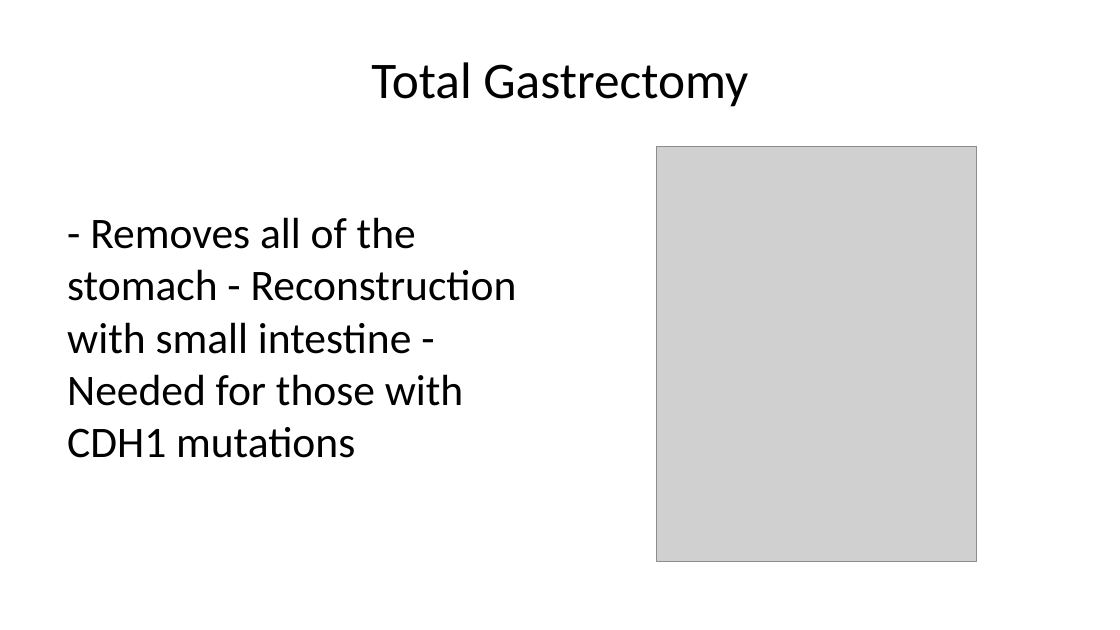
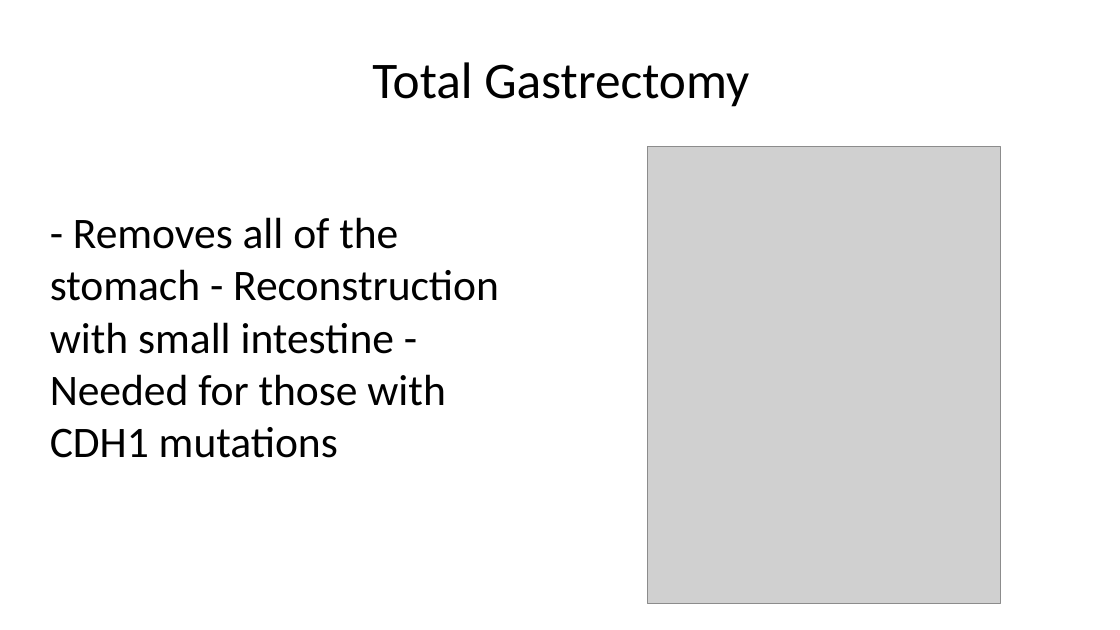
Before and after one commit to jcsalo/patient_education, a slide deck: slide 12 of lci_gastrectomy.pptx. Drawn at 1120x630 pixels with LibreOffice and Linux fonts; fonts in the diff are those of the drawing; grey boxes stand for pictures. Boxes give left, top, right and bottom in pixels: in the first picture for what was removed or moved away, otherwise in the second. Text is boxed around its words. In the diff, an @@ line names an element or a change of style, - is before the commit and + after.

```diff
--- a/lci_gastrectomy.pptx
+++ b/lci_gastrectomy.pptx
@@ text "- Removes all of the ...": place and size @@
-text "- Removes all of the ..." at <box>67,217,517,458</box>
+text "- Removes all of the ..." at <box>50,217,499,458</box>
@@ picture: place and size @@
-picture at <box>656,147,977,562</box>
+picture at <box>647,147,1000,604</box>
```
Also in this commit, not shown: 19 other slides changed, 43 other files.
